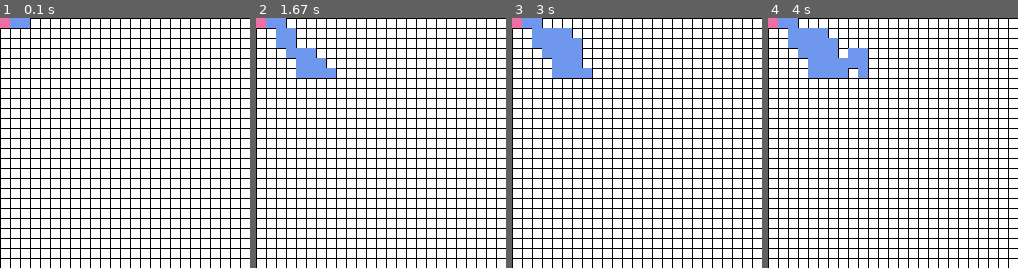
Above: before the commit, frames 1-4 (left to right).
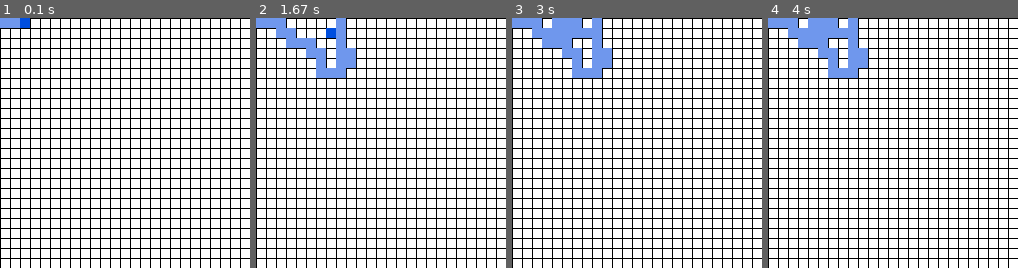
Above: after the commit, the same moments.

Repository: cantrick/Pygame-Tron
Game: pygame game, started from tron-main.py
Two runs of this game, one before a commit and one after it. Both use one fixed random seed, a clock stepped at 60 frames per second and the inputs below.
Inputs:
- Up to frame 1 (0.1 s): no input
- Up to frame 2 (1.67 s): hold Right 0.33-0.8 s; hold Up 0.83-1.13 s; hold Right 1.17-1.63 s
- Up to frame 3 (3 s): hold Left 1.67-2.2 s; hold Down 2.23-2.53 s; hold Left 2.57-2.97 s
- Up to frame 4 (4 s): hold Up 3-3.37 s
The pictures show only the part of the screen within x 0-50%, y 0-50%; the shares and areas given below are measured in that part.

The runs differ from the first frame. In frame 1, 0.3% of the frame differs, in the area x 0-12%, y 0-4%; in frame 2, 3.2%; in frame 3, 3.5%, in the area x 0-40%, y 0-24%; in frame 4, 3.2%.

Commit message:
Fixed collision and OoB
Fixed code to check for collisions with the player and his own trail.
Also fixed the player being able to go out of the bounds of the screen.
Added (temporary??) player controls to test collisions and game logic.

Diff:
--- a/tron-main.py
+++ b/tron-main.py
@@ -49,46 +49,30 @@
 		pygame.draw.line(screen, BLACK, [0+y_offset,0], [0+y_offset, 500])
 
 
-def playerMove():
-	'''if player1.rect.x == 490:
-		player1.rect.y += 10
-		p1Trail = Player(BLUE2,10,10)
-		p1Trail.rect.x, p1Trail.rect.y = player1.rect.x, player1.rect.y-10
-		block_list.add(p1Trail)
-		all_sprites_list.add(p1Trail)
-	else:
-		player1.rect.x += 10
-		p1Trail = Player(BLUE2,10,10)
-		p1Trail.rect.x, p1Trail.rect.y = player1.rect.x-10, player1.rect.y
-		block_list.add(p1Trail)
-		all_sprites_list.add(p1Trail)'''
+def checkCollision(sprite1,sprite2):
+	x=1
 
 def createTrail(px, py):
 		p1Trail = Player(BLUE2,10,10)
 		p1Trail.rect.x, p1Trail.rect.y = px, py
-
+		print("PTX:",p1Trail.rect.x,"PTY:",p1Trail.rect.y)
 		all_sprites_list.add(p1Trail)
+		block_list.add(p1Trail)
 
 def checkBounds():
-	if player1.rect.x != rbound:
-		return True
-	else:
-		return False
+	if player1.rect.x > rbound:
+		player1.rect.x -= 10
 
-	if player1.rect.x != lbound:
-		return True
-	else:
-		return False
+	if player1.rect.x < lbound:
+		player1.rect.x += 10
 
-	if player1.rect.y != ubound:
-		return True
-	else:
-		return False
+	if player1.rect.y < ubound:
+		player1.rect.y += 10
 
-	if player1.rect.x != dbound:
-		return True
-	else:
-		return False
+	if player1.rect.y > dbound:
+		player1.rect.y -= 10
+
+	return True
 
 def mainLoop():
 	global done, p1_x, p1_y, p2_x, p2_y
@@ -101,23 +85,91 @@
 			if event.type == pygame.QUIT:
 				done = True
 
+			if event.type == pygame.KEYDOWN:
+				if event.key == pygame.K_LEFT:
+					#move player left
+					player1.rect.x -= 10
+					#create a trail behind where the player was
+					createTrail(player1.rect.x+10, player1.rect.y)
+					#check if player is out of bounds
+					checkBounds()
+					#check if there are collisions
+					blocks_hit_list = pygame.sprite.spritecollide(player1, block_list, False)
+					for block in blocks_hit_list:
+						#if there is a collision after going LEFT
+						if block.rect.x == player1.rect.x:
+							#move the player back right
+							player1.rect.x += 10
+						print("OK")
+						print(block.rect.x, " BLOICKS")
+
+				if event.key == pygame.K_RIGHT:
+					player1.rect.x += 10
+					createTrail(player1.rect.x-10, player1.rect.y)
+					checkBounds()
+					blocks_hit_list = pygame.sprite.spritecollide(player1, block_list, False)
+					for block in blocks_hit_list:
+						if block.rect.x == player1.rect.x:
+							player1.rect.x -= 10
+						print("OK")
+						print(block.rect.x, " BLOICKS")
+
+				if event.key == pygame.K_UP:
+					player1.rect.y -= 10
+					createTrail(player1.rect.x, player1.rect.y+10)
+					checkBounds()
+					blocks_hit_list = pygame.sprite.spritecollide(player1, block_list, False)
+					for block in blocks_hit_list:
+						if block.rect.y == player1.rect.y:
+							player1.rect.y += 10
+						print("OK")
+						print(block.rect.x, " BLOICKS")
+
+				if event.key == pygame.K_DOWN:
+					player1.rect.y += 10
+					createTrail(player1.rect.x, player1.rect.y-10)
+					checkBounds()
+					blocks_hit_list = pygame.sprite.spritecollide(player1, block_list, False)
+					for block in blocks_hit_list:
+						if block.rect.y == player1.rect.y:
+							player1.rect.y -= 10
+						print("OK")
+						print(block.rect.x, " BLOICKS")
+
 		#playerMove()
 		if checkBounds() == True:
 			if randMove == 1:
 				player1.rect.x += 10
-				createTrail(player1.rect.x, player1.rect.y)
+				createTrail(player1.rect.x-10, player1.rect.y)
+				checkBounds()
+				blocks_hit_list = pygame.sprite.spritecollide(player1, block_list, False)
+				for block in blocks_hit_list:
+					if block.rect.x == player1.rect.x:
+						player1.rect.x -= 10
 			elif randMove == 2:
 				player1.rect.y += 10
-				createTrail(player1.rect.x, player1.rect.y)
+				createTrail(player1.rect.x, player1.rect.y-10)
+				checkBounds()
+				blocks_hit_list = pygame.sprite.spritecollide(player1, block_list, False)
+				for block in blocks_hit_list:
+					if block.rect.y == player1.rect.y:
+						player1.rect.y -= 10
 			elif randMove == 3:
 				player1.rect.x -= 10
-				createTrail(player1.rect.x, player1.rect.y)
+				createTrail(player1.rect.x+10, player1.rect.y)
+				checkBounds()
+				blocks_hit_list = pygame.sprite.spritecollide(player1, block_list, False)
+				for block in blocks_hit_list:
+					if block.rect.x == player1.rect.x:
+						player1.rect.x += 10
 			else:
 				player1.rect.y -= 10
-				createTrail(player1.rect.x, player1.rect.y)
-
-		block_list.add(p1Trail)
-		blocks_hit_list = pygame.sprite.spritecollide(player1, block_list, True)
+				createTrail(player1.rect.x, player1.rect.y+10)
+				checkBounds()
+				blocks_hit_list = pygame.sprite.spritecollide(player1, block_list, False)
+				for block in blocks_hit_list:
+					if block.rect.y == player1.rect.y:
+						player1.rect.y += 10
 
 		#Clear screen to white
 		screen.fill(WHITE)
